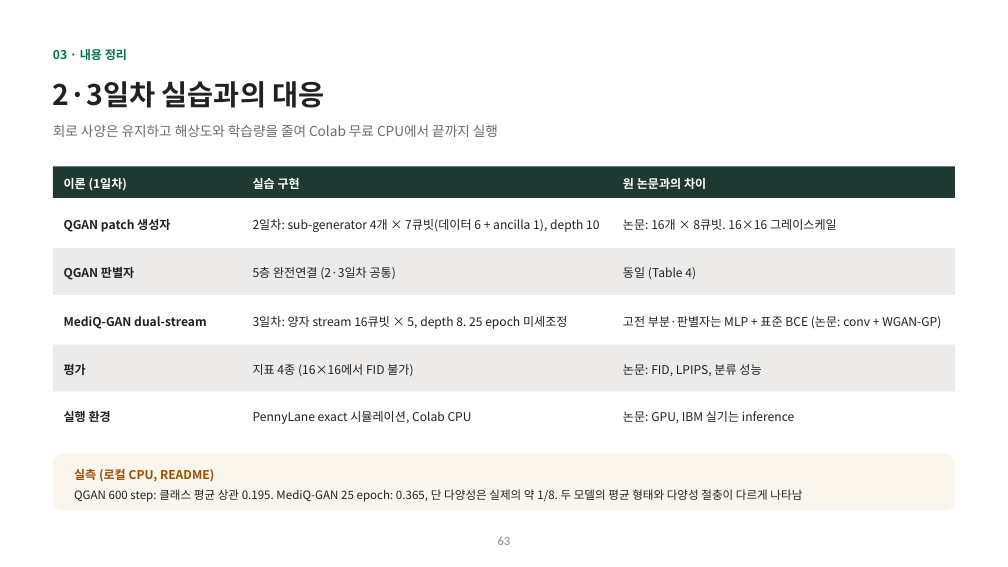
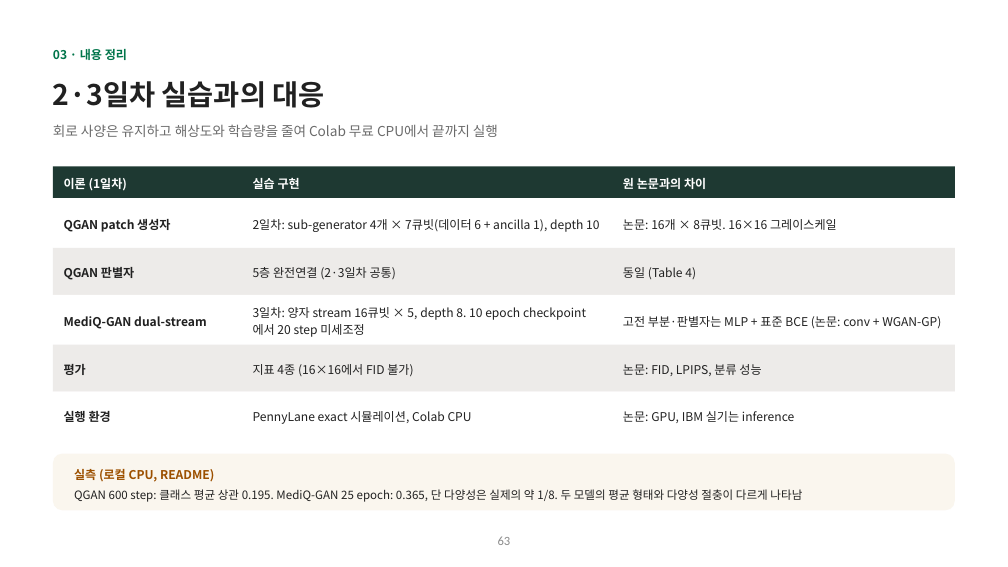
Before and after one commit to hyunhp/skin_disease_qml, a slide deck: slide 63 of practice/day1_slides/day1_theory_slides.pptx. Drawn at 1008x567 pixels with LibreOffice and Linux fonts; fonts in the diff are those of the drawing. Boxes give left, top, right and bottom in pixels: in the first picture for what was removed or moved away, otherwise in the second. Text is boxed around its words. In the diff, an @@ line names an element or a change of style, - is before the commit and + after.

```diff
--- a/practice/day1_slides/day1_theory_slides.pptx
+++ b/practice/day1_slides/day1_theory_slides.pptx
@@ text at box(253, 307, 520, 337): text changed @@
-3일차: 양자 stream 16큐빗 × 5, depth 8. 25 epoch 미세조정
+3일차: 양자 stream 16큐빗 × 5, depth 8. 10 epoch checkpoint에서 20 step 미세조정
```
Also in this commit, not shown: 9 other files.
